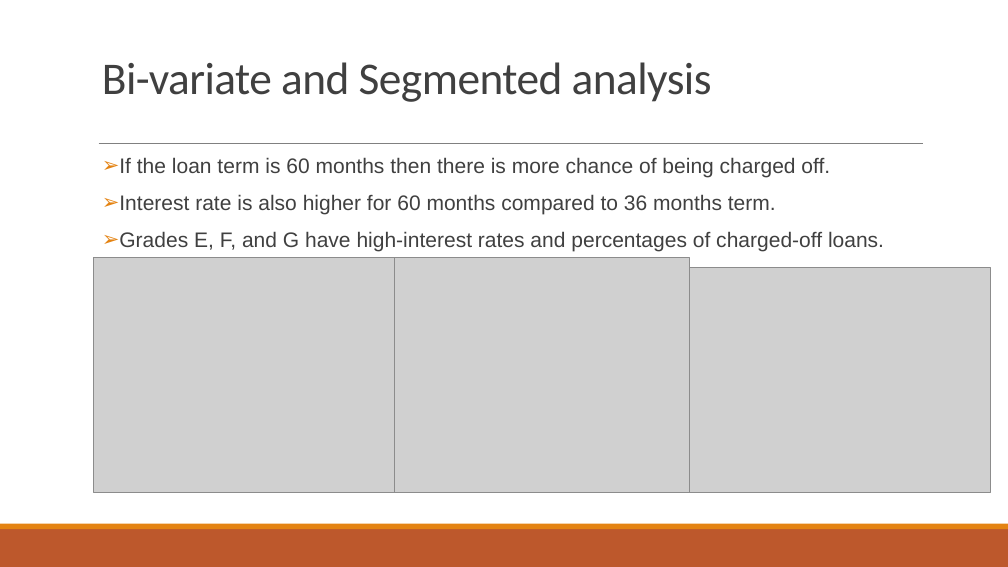
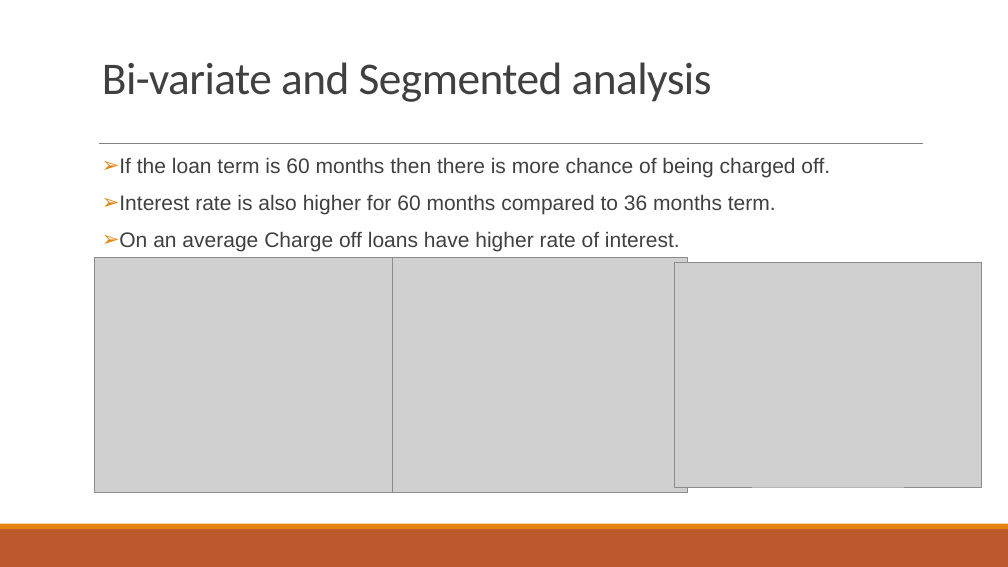
Before and after one commit to GTPrasad/Lending_Club_Case_Study, a slide deck: slide 7 of Lending Club case study.pptx (slide 8 before the commit). Drawn at 1008x567 pixels with LibreOffice and Linux fonts; fonts in the diff are those of the drawing; grey boxes stand for pictures. Boxes give left, top, right and bottom in pixels: in the first picture for what was removed or moved away, otherwise in the second. Text is boxed around its words. In the diff, an @@ line names an element or a change of style, - is before the commit and + after.

```diff
--- a/Lending Club case study.pptx
+++ b/Lending Club case study.pptx
@@ text at (119, 231, 680, 252): text changed @@
-➢ Grades E, F, and G have high-interest rates and percentages of charged-off loans.
+➢ On an average Charge off loans have higher rate of interest.
@@ picture: place and size @@
-picture at (684, 268, 990, 492)
+picture at (675, 262, 982, 487)
```
Also in this commit, not shown: 5 other slides changed, 2 slides removed, 1 other file.
